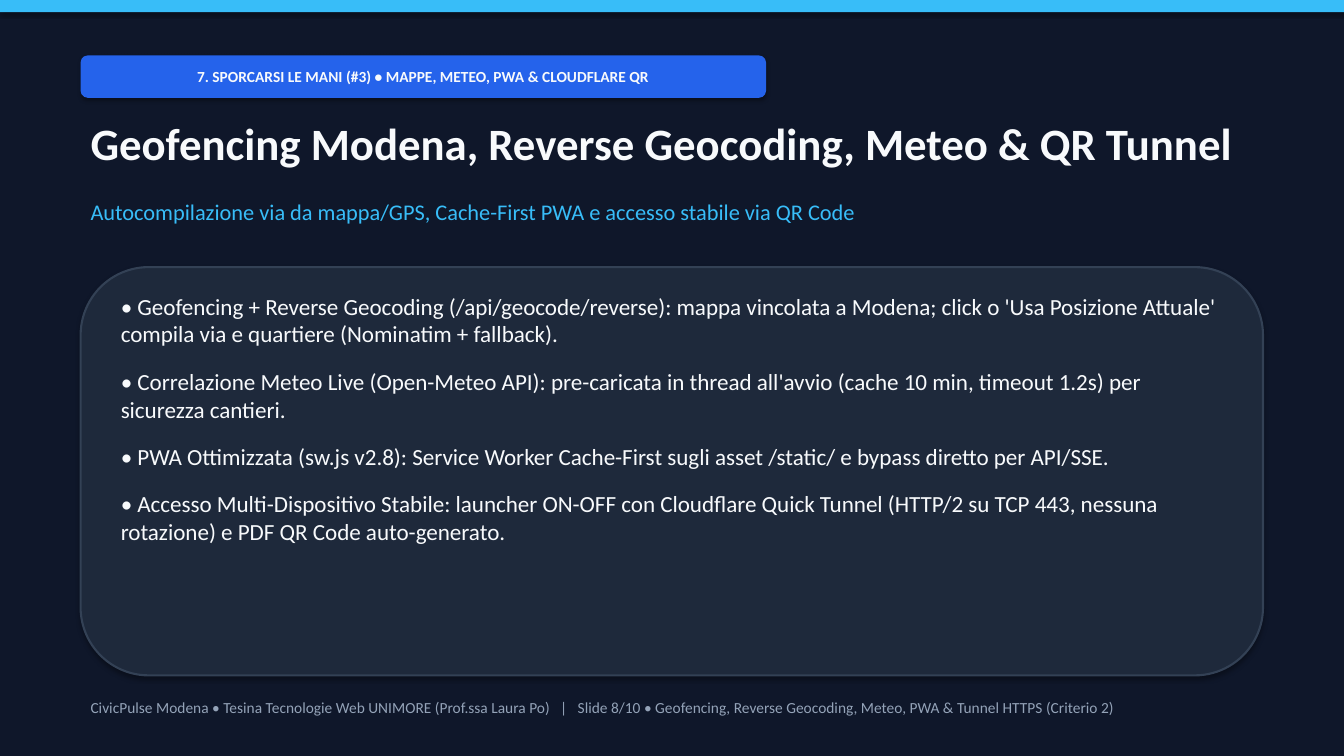
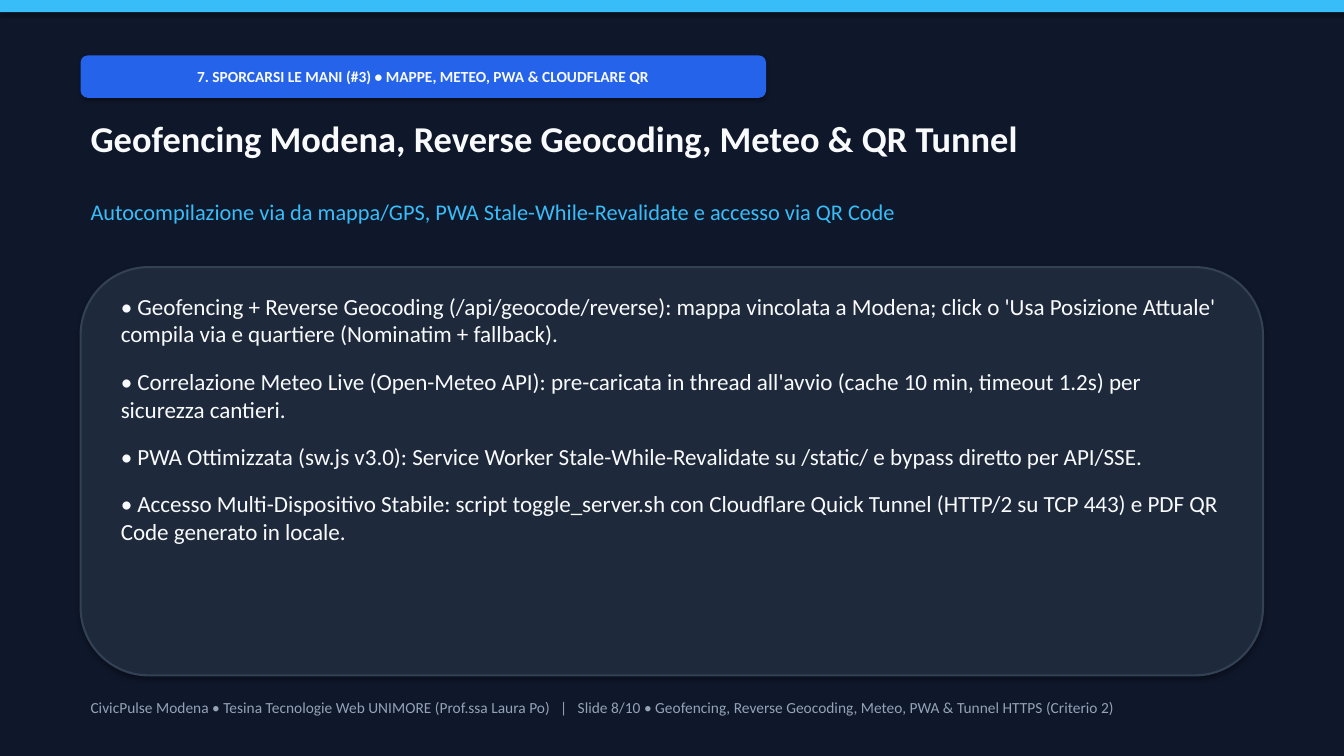
Before and after one commit to GandalfSilente/tesina-web, a slide deck: slide 8 of presentazione/Presentazione_Tesina_CivicPulse.pptx. Drawn at 1344x756 pixels with LibreOffice and Linux fonts; fonts in the diff are those of the drawing. Boxes give left, top, right and bottom in pixels: in the first picture for what was removed or moved away, otherwise in the second. Text is boxed around its words. In the diff, an @@ line names an element or a change of style, - is before the commit and + after.

```diff
--- a/presentazione/Presentazione_Tesina_CivicPulse.pptx
+++ b/presentazione/Presentazione_Tesina_CivicPulse.pptx
@@ text "Geofencing Modena, Reverse Geocoding, Meteo ..." at <box>91,126,1018,158</box>: size 32 to 26 pt @@
@@ text at <box>91,204,895,224</box>: text changed @@
-Autocompilazione via da mappa/GPS, Cache-First PWA e accesso stabile via QR Code
+Autocompilazione via da mappa/GPS, PWA Stale-While-Revalidate e accesso via QR Code
@@ text at <box>121,448,1217,544</box>: text changed @@
-• PWA Ottimizzata (sw.js v2.8): Service Worker Cache-First sugli asset /static/ e bypass diretto per API/SSE.
-• Accesso Multi-Dispositivo Stabile: launcher ON-OFF con Cloudflare Quick Tunnel (HTTP/2 su TCP 443, nessuna rotazione) e PDF QR Code auto-generato.
+• PWA Ottimizzata (sw.js v3.0): Service Worker Stale-While-Revalidate su /static/ e bypass diretto per API/SSE.
+• Accesso Multi-Dispositivo Stabile: script toggle_server.sh con Cloudflare Quick Tunnel (HTTP/2 su TCP 443) e PDF QR Code generato in locale.
```
Also in this commit, not shown: 5 other slides changed, 6 other files.
